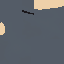
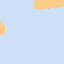
Layer changes from the first 64×64 image to the second:
removed layer "bg" (was 59%) over [left=0, top=0, right=64, bottom=64]
renamed "ch_sonic_tex01_df.png" to "/", painted on it over [left=0, top=0, right=64, bottom=64]
